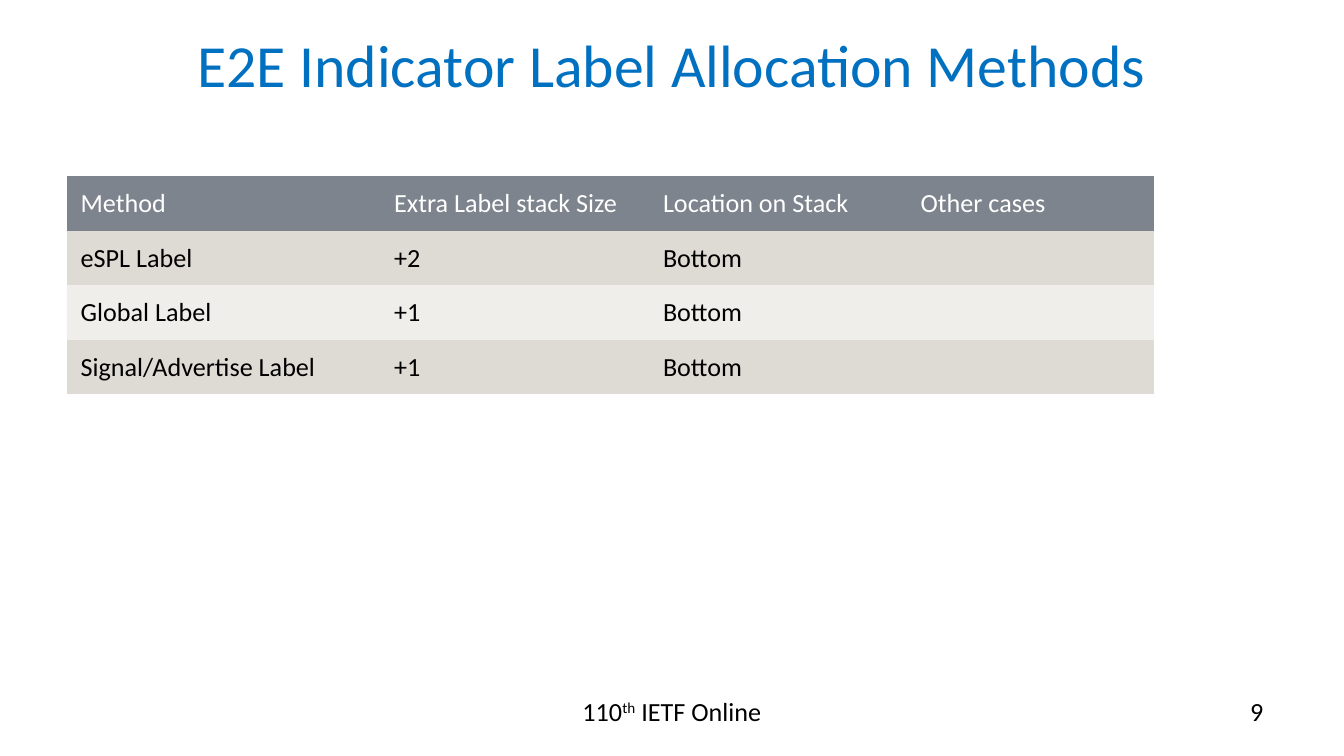
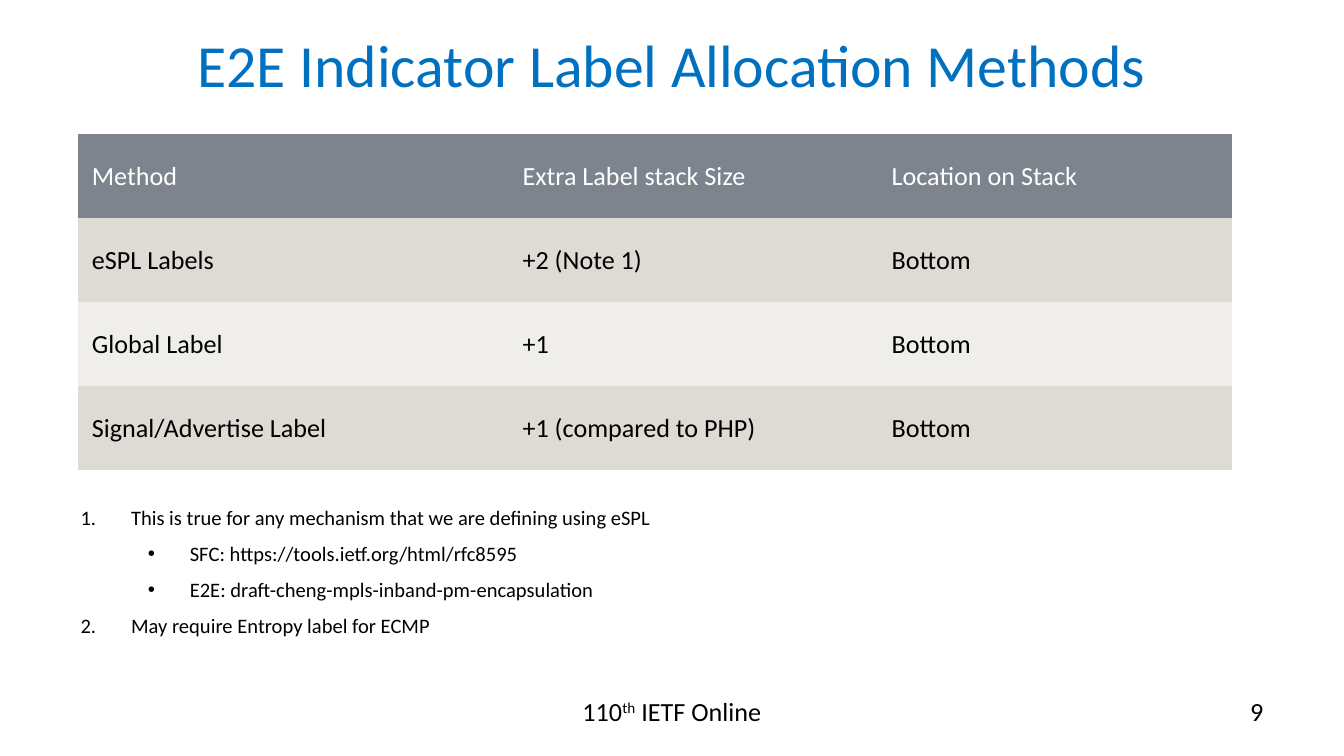
Before and after one commit to rakgandhi/ietf-slides, a slide deck: slide 9 of draft-gandhi-mpls-ioam-sr-05.pptx. Drawn at 1344x756 pixels with LibreOffice and Linux fonts; fonts in the diff are those of the drawing. Boxes give left, top, right and bottom in pixels: in the first picture for what was removed or moved away, otherwise in the second. Text is boxed around its words. In the diff, an @@ line names an element or a change of style, - is before the commit and + after.

```diff
--- a/draft-gandhi-mpls-ioam-sr-05.pptx
+++ b/draft-gandhi-mpls-ioam-sr-05.pptx
@@ table at (78,134,1231,470) @@
-column 1, row 2: eSPL Label
+column 1, row 2: eSPL Labels
-column 2, row 2: +2
+column 2, row 2: +2 (Note 1)
-column 2, row 4: +1
+column 2, row 4: +1 (compared to PHP)
-column 4: Other cases |  |  | 
@@ table: place and size @@
-table at (67,176,1153,394)
+table at (78,134,1231,470)
@@ text added at (131,510,650,637), 11 pt, text #000000 @@
+1. This is true for any mechanism that we are defining using eSPL
+  • SFC: https://tools.ietf.org/html/rfc8595
+  • E2E: draft-cheng-mpls-inband-pm-encapsulation
+2. May require Entropy label for ECMP
```
Also in this commit, not shown: 5 other slides changed, 4 slides removed, 1 other file.
